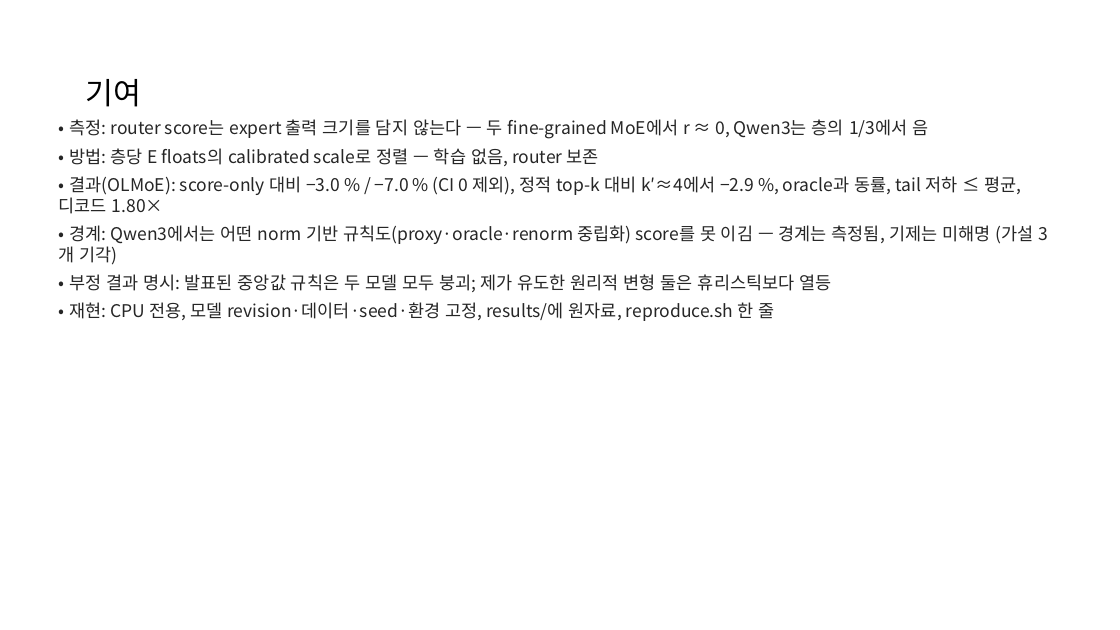
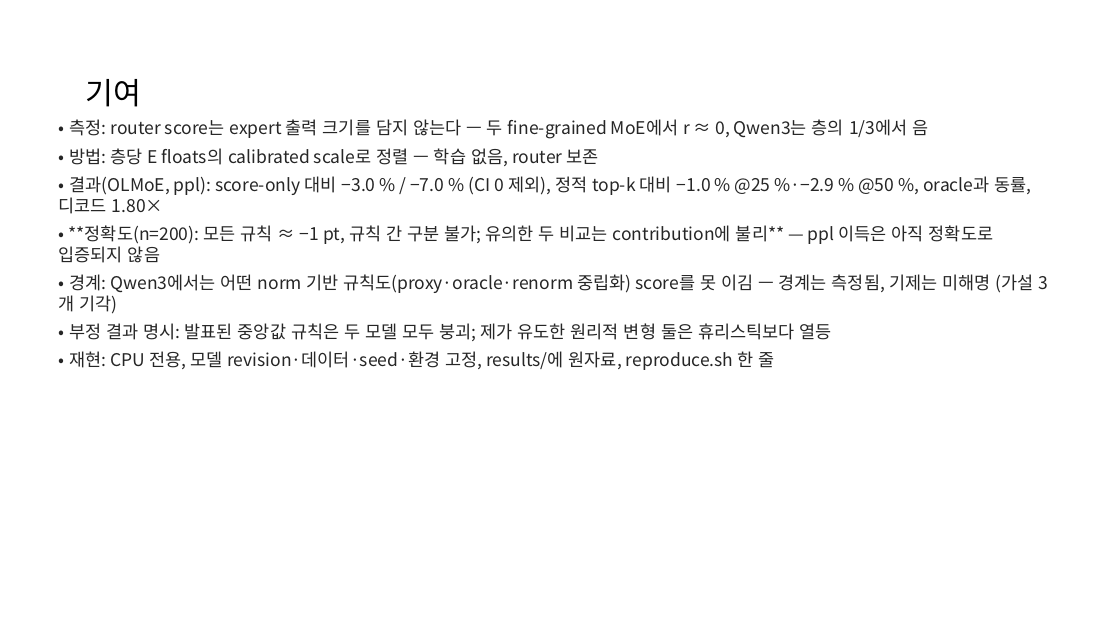
Before and after one commit to CocoRoF/moe_optimizer, a slide deck: slide 25 of docs/slides/MoE_Contribution_Skipping_2026-09-03.pptx (slide 21 before the commit). Drawn at 1120x630 pixels with LibreOffice and Linux fonts; fonts in the diff are those of the drawing. Boxes give left, top, right and bottom in pixels: in the first picture for what was removed or moved away, otherwise in the second. Text is boxed around its words. In the diff, an @@ line names an element or a change of style, - is before the commit and + after.

```diff
--- a/docs/slides/MoE_Contribution_Skipping_2026-09-03.pptx
+++ b/docs/slides/MoE_Contribution_Skipping_2026-09-03.pptx
@@ text at <box>59,176,1032,263</box>: text changed @@
-• 결과(OLMoE): score-only 대비 −3.0 % / −7.0 % (CI 0 제외), 정적 top-k 대비 k′≈4에서 −2.9 %, oracle과 동률, tail 저하 ≤ 평균, 디코드 1.80×
+• 결과(OLMoE, ppl): score-only 대비 −3.0 % / −7.0 % (CI 0 제외), 정적 top-k 대비 −1.0 % @25 %·−2.9 % @50 %, oracle과 동률, 디코드 1.80×
+• **정확도(n=200): 모든 규칙 ≈ −1 pt, 규칙 간 구분 불가; 유의한 두 비교는 contribution에 불리** — ppl 이득은 아직 정확도로 입증되지 않음
```
Also in this commit, not shown: 4 slides added, 2 other files.
